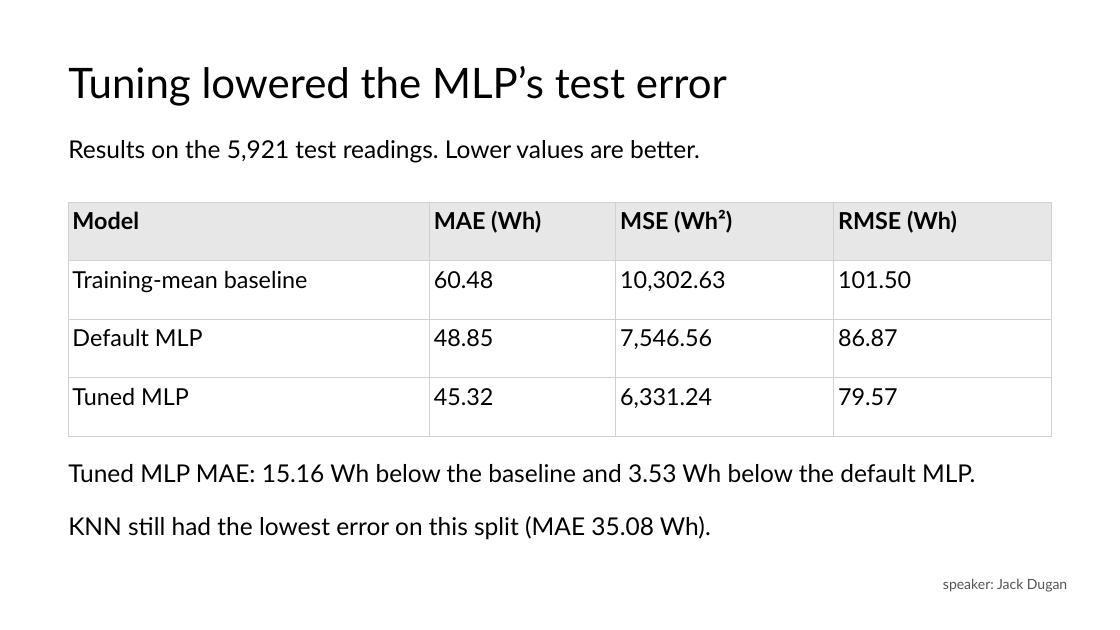
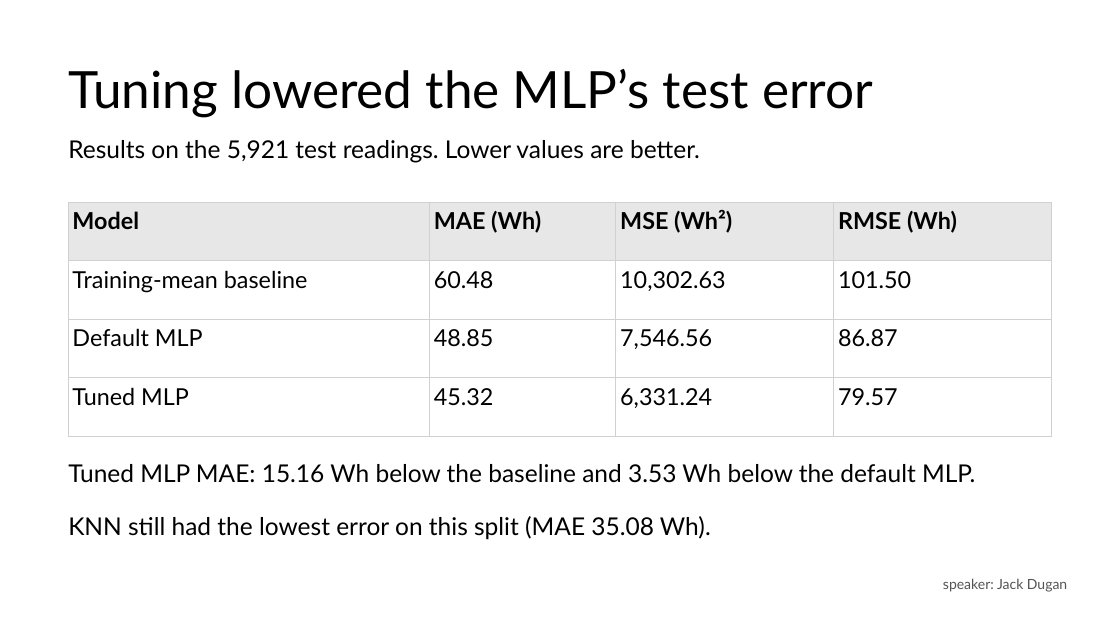
Before and after one commit to va2324/CSC3730-Group3, a slide deck: slide 17 of shared_report_&_presentation/group_presentation.pptx (slide 7 before the commit). Drawn at 1120x630 pixels with LibreOffice and Linux fonts; fonts in the diff are those of the drawing. Boxes give left, top, right and bottom in pixels: in the first picture for what was removed or moved away, otherwise in the second. Text is boxed around its words. In the diff, an @@ line names an element or a change of style, - is before the commit and + after.

```diff
--- a/shared_report_&_presentation/group_presentation.pptx
+++ b/shared_report_&_presentation/group_presentation.pptx
@@ text "Tuning lowered the MLP’s test ..." at (68,69,873,118): size 36 to 44 pt @@
```
Also in this commit, not shown: 7 other slides changed, 17 slides added, 1 slide removed.
